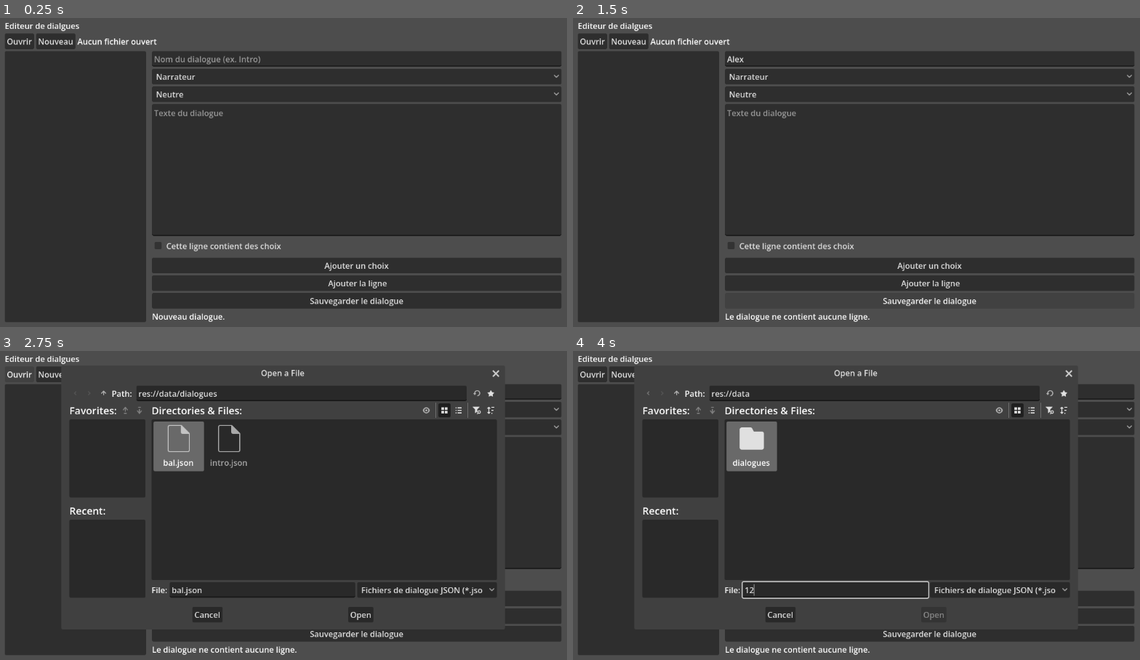
Above: before the commit, frames 1-4 (two rows, left to right).
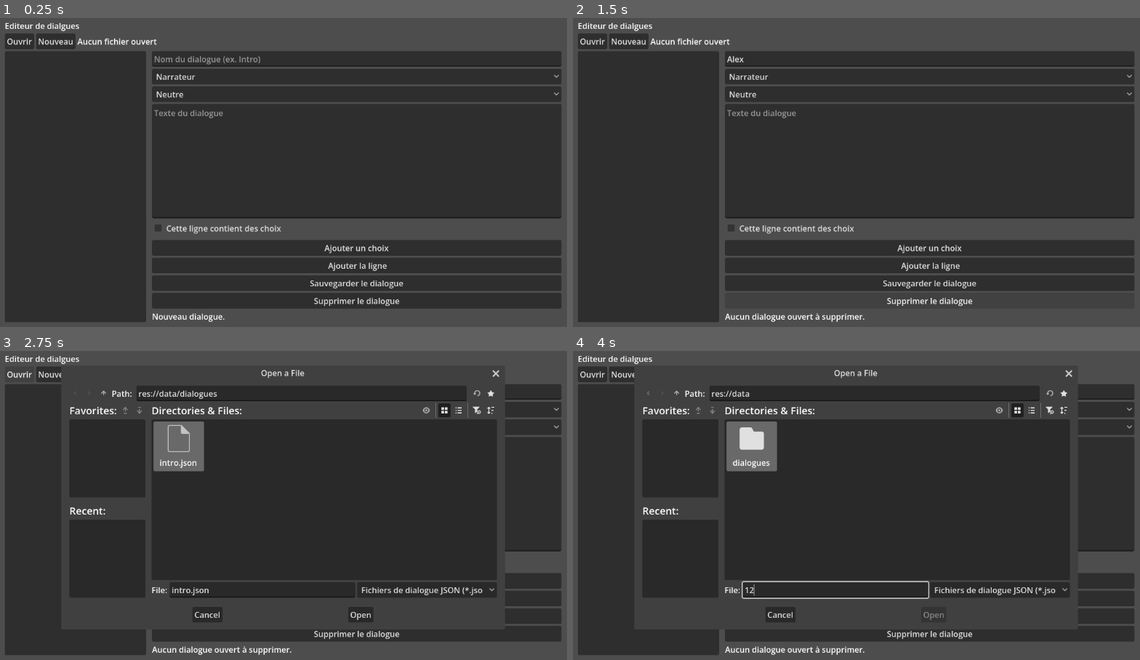
Above: after the commit, the same moments.

Repository: BaptisteKara90/dating-sim
Game: Godot game, scene res://tools/dialogue_editor/DialogueEditor.tscn
The game is run twice, just before and just after one commit, with the same random seed, the same clock (stepped at 60 frames per second) and the same inputs. This scene is started directly instead of the project's main scene.
Inputs (mouse positions are in pixels of both pictures, inside the frame that each line leads up to):
- Up to frame 1 (0.25 s): no input
- Up to frame 2 (1.5 s): click (930, 58) at 0.52 s; type "Alex" at 0.6 s; click (930, 302) at 1.25 s, where only the run after the commit has a clickable "Supprimer le dialogue"
- Up to frame 3 (2.75 s): click "Ouvrir" at 2 s
- Up to frame 4 (4 s): click (675, 394) at 2.75 s; click (833, 588) at 3.52 s; type "12" at 3.6 s

The runs differ from the first frame. In frame 1, 8.1% of the frame differs, in the area x 26-99%, y 64-94%; in frame 2, 8.4%, in the area x 26-99%, y 64-99%; in frame 3, 1.9%; in frame 4, 1.6%.

Commit message:
supression mais qu'est ce qu'on s'en fout de toute façon

Diff:
--- a/data/dialogues/bal.json
+++ /dev/null
@@ -1,25 +0,0 @@
-[
-	{
-		"id": "bal_01",
-		"speaker": "lord_ashford",
-		"text": "Bonjour Mademoiselle, je ne vous ai jamais vu ici, non ? Je me présente, je suis Lord Ashford premier du nom",
-		"emotion": "neutral",
-		"next": "bal_02"
-	},
-	{
-		"id": "bal_02",
-		"speaker": "lord_ashford",
-		"text": "Si je peux me permettre... comment trouvez vous la vie en Franche-Comté",
-		"emotion": "neutral",
-		"choices": [
-			{
-				"text": "Euh, je... euh...bof ????",
-				"next": "bal_02"
-			},
-			{
-				"text": "Merveilleux !!",
-				"next": "bal_03"
-			}
-		]
-	}
-]
--- a/tools/dialogue_editor/DialogueEditor.gd
+++ b/tools/dialogue_editor/DialogueEditor.gd
@@ -32,6 +32,9 @@
 )
 const DialogueChoicesControllerScript = preload(
 	"res://tools/dialogue_editor/controllers/DialogueChoicesController.gd"
+)
+const DialogueFileDeleteScript = preload(
+	"res://tools/dialogue_editor/services/file/DialogueFileDelete.gd"
 )
 
 @onready var dialogue_name_input: LineEdit = %DialogueNameInput
@@ -50,6 +53,8 @@
 @onready var current_file_label: Label = %CurrentFileLabel
 @onready var open_file_dialog: FileDialog = %OpenFileDialog
 @onready var lines_list: ItemList = %LinesList
+@onready var delete_button: Button = %DeleteButton
+@onready var delete_confirmation_dialog: ConfirmationDialog = %DeleteConfirmationDialog
 
 var dialogue_lines: Array[Dictionary] = []
 var current_file_path: String = ""
@@ -64,6 +69,7 @@
 var choice_service: DialogueChoiceServiceScript
 var form_service: DialogueFormServiceScript
 var choices_controller: DialogueChoicesControllerScript
+var file_delete_service: DialogueFileDeleteScript = DialogueFileDeleteScript.new()
 
 
 func _ready() -> void:
@@ -117,6 +123,8 @@
 	new_button.pressed.connect(_on_new_button_pressed)
 	open_file_dialog.file_selected.connect(_on_dialogue_file_selected)
 	lines_list.item_selected.connect(_on_line_selected)
+	delete_button.pressed.connect(_on_delete_button_pressed)
+	delete_confirmation_dialog.confirmed.connect(_on_delete_dialog_confirmed)
 
 
 func _configure_file_dialog() -> void:
@@ -433,6 +441,46 @@
 	)
 
 # ---------------------------------------------------------------------------
+# Suppression de fichier
+# ---------------------------------------------------------------------------
+
+func _on_delete_button_pressed() -> void:
+	if current_file_path.is_empty():
+		_set_status("Aucun dialogue ouvert à supprimer.")
+		return
+
+	delete_confirmation_dialog.dialog_text = (
+		"Supprimer définitivement ce dialogue ?\n"
+		+ current_file_path.get_file()
+	)
+
+	delete_confirmation_dialog.popup_centered()
+
+func _on_delete_dialog_confirmed() -> void:
+	if current_file_path.is_empty():
+		_set_status("Aucun dialogue à supprimer.")
+		return
+
+	var deleted_file_path: String = current_file_path
+
+	var is_deleted: bool = file_delete_service.delete(
+		deleted_file_path
+	)
+
+	if not is_deleted:
+		_set_status(
+			"Impossible de supprimer le dialogue."
+		)
+		return
+
+	_start_new_dialogue()
+
+	_set_status(
+		"Dialogue supprimé : "
+		+ deleted_file_path.get_file()
+	)
+
+# ---------------------------------------------------------------------------
 # Sauvegarde
 # ---------------------------------------------------------------------------
 
--- a/tools/dialogue_editor/DialogueEditor.tscn
+++ b/tools/dialogue_editor/DialogueEditor.tscn
@@ -105,6 +105,11 @@
 layout_mode = 2
 text = "Sauvegarder le dialogue"
 
+[node name="DeleteButton" type="Button" parent="MarginContainer/VBoxContainer/MainContent/FormContainer" unique_id=687625528]
+unique_name_in_owner = true
+layout_mode = 2
+text = "Supprimer le dialogue"
+
 [node name="StatusLabel" type="Label" parent="MarginContainer/VBoxContainer/MainContent/FormContainer" unique_id=380157824]
 unique_name_in_owner = true
 layout_mode = 2
@@ -113,3 +118,12 @@
 unique_name_in_owner = true
 oversampling_override = 1.0
 initial_position = 2
+
+[node name="DeleteConfirmationDialog" type="ConfirmationDialog" parent="MarginContainer" unique_id=1219313558]
+unique_name_in_owner = true
+oversampling_override = 1.0
+initial_position = 1
+size = Vector2i(331, 100)
+ok_button_text = "Oui"
+dialog_text = "Vous êtes sûr de supprimer ce dialogue ?"
+cancel_button_text = "Non"
--- /dev/null
+++ b/tools/dialogue_editor/services/file/DialogueFileDelete.gd
@@ -0,0 +1,44 @@
+class_name DialogueFileDelete
+extends RefCounted
+
+
+func delete(dialogue_file_path: String) -> bool:
+	if dialogue_file_path.is_empty():
+		push_error("Le chemin du dialogue est vide.")
+		return false
+
+	if not FileAccess.file_exists(dialogue_file_path):
+		push_error(
+			"Le fichier n'existe pas : "
+			+ dialogue_file_path
+		)
+		return false
+
+	var directory_path: String = (
+		dialogue_file_path.get_base_dir()
+	)
+	var file_name: String = (
+		dialogue_file_path.get_file()
+	)
+
+	var directory: DirAccess = DirAccess.open(
+		directory_path
+	)
+
+	if directory == null:
+		push_error(
+			"Impossible d'ouvrir le dossier : "
+			+ directory_path
+		)
+		return false
+
+	var error: Error = directory.remove(file_name)
+
+	if error != OK:
+		push_error(
+			"Impossible de supprimer le fichier : "
+			+ error_string(error)
+		)
+		return false
+
+	return true
Not shown, added: tools/dialogue_editor/services/file/DialogueFileDelete.gd.uid
